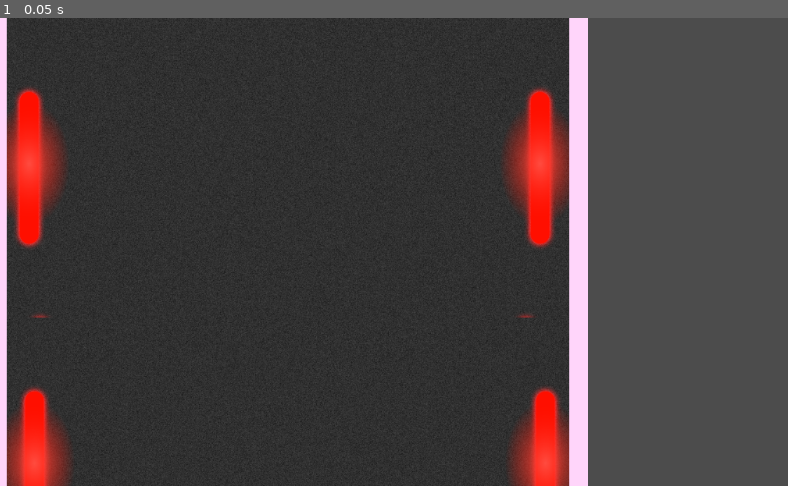
Above: before the commit, frame 1.
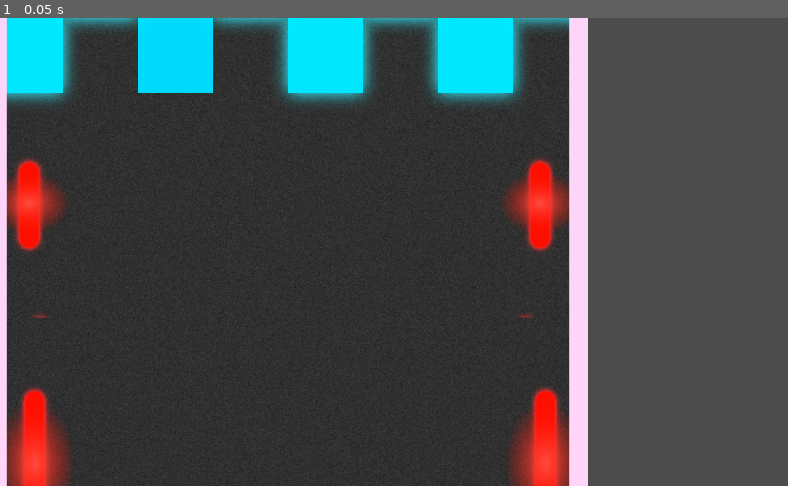
Above: after the commit, the same moment.

Repository: WeeIsFijn/LudumDare41
Game: Godot game, scene res://scenes/tracks/track02.tscn
The game is run twice, just before and just after one commit, with the same random seed, the same clock (stepped at 60 frames per second) and the same inputs. This scene is started directly instead of the project's main scene.
Inputs:
- Up to frame 1 (0.05 s): no input

The runs differ from the first frame. In frame 1, 11% of the frame differs, in the area x 0-73%, y 0-50%.

Commit message:
Implement new road-tiles

Diff:
--- a/src/Car.tscn
+++ b/src/Car.tscn
@@ -13,7 +13,7 @@
 custom_solver_bias = 0.0
 extents = Vector2( 16.2524, 37.229 )
 
-[node name="CarRoot" type="KinematicBody2D" index="0" groups=[
+[node name="CarRoot" type="KinematicBody2D" groups=[
 "player",
 ]]
 
@@ -35,6 +35,7 @@
 
 [node name="ParticleManager" type="Node2D" parent="." index="0"]
 
+editor/display_folded = true
 script = ExtResource( 2 )
 _sections_unfolded = [ "Transform" ]
 
--- a/src/Roadtiles.tscn
+++ b/src/Roadtiles.tscn
@@ -1,11 +1,15 @@
-[gd_scene load_steps=8 format=2]
+[gd_scene load_steps=12 format=2]
 
 [ext_resource path="res://Road/RoadStraightVertical.png" type="Texture" id=1]
-[ext_resource path="res://Road/RoadStraightHorizontal.png" type="Texture" id=2]
-[ext_resource path="res://Road/RoadCornerTopLeft.png" type="Texture" id=3]
-[ext_resource path="res://Road/RoadCornerBottomLeft.png" type="Texture" id=4]
-[ext_resource path="res://Road/RoadCornerBottomRight.png" type="Texture" id=5]
-[ext_resource path="res://Road/RoadCornerTopRight.png" type="Texture" id=6]
+[ext_resource path="res://Road/31225366_10215648937645495_491087673021169664_n.png" type="Texture" id=2]
+[ext_resource path="res://Road/31113553_10215648937925502_7573875682023833600_n.png" type="Texture" id=3]
+[ext_resource path="res://Road/31247938_10215648937725497_8297082380066226176_n.png" type="Texture" id=4]
+[ext_resource path="res://Road/31150372_10215648937765498_2890165746397085696_n.png" type="Texture" id=5]
+[ext_resource path="res://Road/RoadStraightHorizontal.png" type="Texture" id=6]
+[ext_resource path="res://Road/RoadCornerTopLeft.png" type="Texture" id=7]
+[ext_resource path="res://Road/RoadCornerBottomLeft.png" type="Texture" id=8]
+[ext_resource path="res://Road/RoadCornerBottomRight.png" type="Texture" id=9]
+[ext_resource path="res://Road/RoadCornerTopRight.png" type="Texture" id=10]
 
 [sub_resource type="RectangleShape2D" id=6]
 
@@ -40,10 +44,106 @@
 
 shape = SubResource( 6 )
 
-[node name="Asphalt_horizontal2" type="Sprite" parent="." index="1"]
+[node name="Asphalt_Startfinish" type="Sprite" parent="." index="1"]
+
+position = Vector2( -1216, -1216 )
+texture = ExtResource( 2 )
+_sections_unfolded = [ "Transform" ]
+
+[node name="StaticBody2D" type="StaticBody2D" parent="Asphalt_Startfinish" index="0" groups=[
+"rode",
+]]
+
+input_pickable = false
+collision_layer = 1
+collision_mask = 1
+constant_linear_velocity = Vector2( 0, 0 )
+constant_angular_velocity = 0.0
+friction = 1.0
+bounce = 0.0
+
+[node name="CollisionShape2D" type="CollisionShape2D" parent="Asphalt_Startfinish/StaticBody2D" index="0" groups=[
+"rode",
+]]
+
+shape = SubResource( 6 )
+
+[node name="Asphalt_Skully" type="Sprite" parent="." index="2"]
+
+position = Vector2( 64, -1216 )
+texture = ExtResource( 3 )
+_sections_unfolded = [ "Transform" ]
+
+[node name="StaticBody2D" type="StaticBody2D" parent="Asphalt_Skully" index="0" groups=[
+"rode",
+]]
+
+input_pickable = false
+collision_layer = 1
+collision_mask = 1
+constant_linear_velocity = Vector2( 0, 0 )
+constant_angular_velocity = 0.0
+friction = 1.0
+bounce = 0.0
+
+[node name="CollisionShape2D" type="CollisionShape2D" parent="Asphalt_Skully/StaticBody2D" index="0" groups=[
+"rode",
+]]
+
+shape = SubResource( 6 )
+
+[node name="Asphalt_WarnLeft" type="Sprite" parent="." index="3"]
+
+position = Vector2( 64, -2496 )
+texture = ExtResource( 4 )
+_sections_unfolded = [ "Transform" ]
+
+[node name="StaticBody2D" type="StaticBody2D" parent="Asphalt_WarnLeft" index="0" groups=[
+"rode",
+]]
+
+input_pickable = false
+collision_layer = 1
+collision_mask = 1
+constant_linear_velocity = Vector2( 0, 0 )
+constant_angular_velocity = 0.0
+friction = 1.0
+bounce = 0.0
+
+[node name="CollisionShape2D" type="CollisionShape2D" parent="Asphalt_WarnLeft/StaticBody2D" index="0" groups=[
+"rode",
+]]
+
+shape = SubResource( 6 )
+
+[node name="Asphalt_WarnRight" type="Sprite" parent="." index="4"]
+
+position = Vector2( -1216, -2496 )
+texture = ExtResource( 5 )
+_sections_unfolded = [ "Transform" ]
+
+[node name="StaticBody2D" type="StaticBody2D" parent="Asphalt_WarnRight" index="0" groups=[
+"rode",
+]]
+
+input_pickable = false
+collision_layer = 1
+collision_mask = 1
+constant_linear_velocity = Vector2( 0, 0 )
+constant_angular_velocity = 0.0
+friction = 1.0
+bounce = 0.0
+
+[node name="CollisionShape2D" type="CollisionShape2D" parent="Asphalt_WarnRight/StaticBody2D" index="0" groups=[
+"rode",
+]]
+
+shape = SubResource( 6 )
+
+[node name="Asphalt_horizontal2" type="Sprite" parent="." index="5"]
 
 position = Vector2( 64, 64 )
-texture = ExtResource( 2 )
+texture = ExtResource( 6 )
 _sections_unfolded = [ "Offset", "Region", "Transform" ]
 
 [node name="StaticBody2D2" type="StaticBody2D" parent="Asphalt_horizontal2" index="0" groups=[
@@ -64,10 +164,10 @@
 
 shape = SubResource( 6 )
 
-[node name="Asphalt_corner_topleft" type="Sprite" parent="." index="2"]
+[node name="Asphalt_corner_topleft" type="Sprite" parent="." index="6"]
 
 position = Vector2( -1216, 1344 )
-texture = ExtResource( 3 )
+texture = ExtResource( 7 )
 _sections_unfolded = [ "Transform" ]
 
 [node name="StaticBody2D3" type="StaticBody2D" parent="Asphalt_corner_topleft" index="0" groups=[
@@ -88,10 +188,10 @@
 
 shape = SubResource( 6 )
 
-[node name="Asphalt_corner_bottomleft" type="Sprite" parent="." index="3"]
+[node name="Asphalt_corner_bottomleft" type="Sprite" parent="." index="7"]
 
 position = Vector2( -1216, 2624 )
-texture = ExtResource( 4 )
+texture = ExtResource( 8 )
 _sections_unfolded = [ "Transform" ]
 
 [node name="StaticBody2D4" type="StaticBody2D" parent="Asphalt_corner_bottomleft" index="0" groups=[
@@ -112,10 +212,10 @@
 
 shape = SubResource( 6 )
 
-[node name="Asphalt_corner_bottomright" type="Sprite" parent="." index="4"]
+[node name="Asphalt_corner_bottomright" type="Sprite" parent="." index="8"]
 
 position = Vector2( 64, 2624 )
-texture = ExtResource( 5 )
+texture = ExtResource( 9 )
 
 [node name="StaticBody2D5" type="StaticBody2D" parent="Asphalt_corner_bottomright" index="0" groups=[
 "rode",
@@ -135,10 +235,10 @@
 
 shape = SubResource( 6 )
 
-[node name="Asphalt_corner_topright" type="Sprite" parent="." index="5"]
+[node name="Asphalt_corner_topright" type="Sprite" parent="." index="9"]
 
 position = Vector2( 64, 1344 )
-texture = ExtResource( 6 )
+texture = ExtResource( 10 )
 
 [node name="StaticBody2D6" type="StaticBody2D" parent="Asphalt_corner_topright" index="0" groups=[
 "rode",
--- a/src/TileSet.tres
+++ b/src/TileSet.tres
@@ -1,11 +1,15 @@
-[gd_resource type="TileSet" load_steps=8 format=2]
+[gd_resource type="TileSet" load_steps=12 format=2]
 
-[ext_resource path="res://Road/RoadCornerTopLeft.png" type="Texture" id=1]
-[ext_resource path="res://Road/RoadCornerBottomLeft.png" type="Texture" id=2]
-[ext_resource path="res://Road/RoadCornerBottomRight.png" type="Texture" id=3]
-[ext_resource path="res://Road/RoadCornerTopRight.png" type="Texture" id=4]
-[ext_resource path="res://Road/RoadStraightVertical.png" type="Texture" id=5]
-[ext_resource path="res://Road/RoadStraightHorizontal.png" type="Texture" id=6]
+[ext_resource path="res://Road/31247938_10215648937725497_8297082380066226176_n.png" type="Texture" id=1]
+[ext_resource path="res://Road/31150372_10215648937765498_2890165746397085696_n.png" type="Texture" id=2]
+[ext_resource path="res://Road/RoadCornerTopLeft.png" type="Texture" id=3]
+[ext_resource path="res://Road/RoadCornerBottomLeft.png" type="Texture" id=4]
+[ext_resource path="res://Road/RoadCornerBottomRight.png" type="Texture" id=5]
+[ext_resource path="res://Road/RoadCornerTopRight.png" type="Texture" id=6]
+[ext_resource path="res://Road/RoadStraightVertical.png" type="Texture" id=7]
+[ext_resource path="res://Road/RoadStraightHorizontal.png" type="Texture" id=8]
+[ext_resource path="res://Road/31225366_10215648937645495_491087673021169664_n.png" type="Texture" id=9]
+[ext_resource path="res://Road/31113553_10215648937925502_7573875682023833600_n.png" type="Texture" id=10]
 
 [sub_resource type="RectangleShape2D" id=6]
 
@@ -114,3 +118,59 @@
 "shape": SubResource( 6 ),
 "shape_transform": Transform2D( 1, 0, 0, 1, 512, 512 )
 } ]
+8/name = "Asphalt_Startfinish"
+8/texture = ExtResource( 9 )
+8/tex_offset = Vector2( 0, 0 )
+8/modulate = Color( 1, 1, 1, 1 )
+8/region = Rect2( 0, 0, 1024, 1024 )
+8/is_autotile = false
+8/occluder_offset = Vector2( 512, 512 )
+8/navigation_offset = Vector2( 512, 512 )
+8/shapes = [ {
+"autotile_coord": Vector2( 0, 0 ),
+"one_way": false,
+"shape": SubResource( 6 ),
+"shape_transform": Transform2D( 1, 0, 0, 1, 512, 512 )
+} ]
+9/name = "Asphalt_Skully"
+9/texture = ExtResource( 10 )
+9/tex_offset = Vector2( 0, 0 )
+9/modulate = Color( 1, 1, 1, 1 )
+9/region = Rect2( 0, 0, 1024, 1024 )
+9/is_autotile = false
+9/occluder_offset = Vector2( 512, 512 )
+9/navigation_offset = Vector2( 512, 512 )
+9/shapes = [ {
+"autotile_coord": Vector2( 0, 0 ),
+"one_way": false,
+"shape": SubResource( 6 ),
+"shape_transform": Transform2D( 1, 0, 0, 1, 512, 512 )
+} ]
+10/name = "Asphalt_WarnLeft"
+10/texture = ExtResource( 1 )
+10/tex_offset = Vector2( 0, 0 )
+10/modulate = Color( 1, 1, 1, 1 )
+10/region = Rect2( 0, 0, 1024, 1024 )
+10/is_autotile = false
+10/occluder_offset = Vector2( 512, 512 )
+10/navigation_offset = Vector2( 512, 512 )
+10/shapes = [ {
+"autotile_coord": Vector2( 0, 0 ),
+"one_way": false,
+"shape": SubResource( 6 ),
+"shape_transform": Transform2D( 1, 0, 0, 1, 512, 512 )
+} ]
+11/name = "Asphalt_WarnRight"
+11/texture = ExtResource( 2 )
+11/tex_offset = Vector2( 0, 0 )
+11/modulate = Color( 1, 1, 1, 1 )
+11/region = Rect2( 0, 0, 1024, 1024 )
+11/is_autotile = false
+11/occluder_offset = Vector2( 512, 512 )
+11/navigation_offset = Vector2( 512, 512 )
+11/shapes = [ {
+"autotile_coord": Vector2( 0, 0 ),
+"one_way": false,
+"shape": SubResource( 6 ),
+"shape_transform": Transform2D( 1, 0, 0, 1, 512, 512 )
+} ]
--- a/src/scenes/tracks/track01.tscn
+++ b/src/scenes/tracks/track01.tscn
@@ -6,12 +6,12 @@
 
 [node name="Spawn" type="Node2D" parent="." index="0"]
 
-position = Vector2( 383.444, 2781.55 )
+position = Vector2( 383.444, 3009.48 )
 _sections_unfolded = [ "Transform" ]
 
 [node name="Finish" type="Node2D" parent="." index="1"]
 
-position = Vector2( 403.204, 2391.63 )
+position = Vector2( 366.488, 2685.35 )
 
 [node name="Checkpoint" type="Node2D" parent="." index="2"]
 
@@ -38,5 +38,5 @@
 collision_mask = 1
 occluder_light_mask = 1
 format = 1
-tile_data = PoolIntArray( -262144, 2, 0, -262143, 7, 0, -262 …(100 unchanged characters)…  -262135, 7, 0, -262134, 5, 0, -196608, 6, 0, -196598, 6, 0, -131072, 6, 0, -131070, 2, 0, -131069, 7, 0, -131068, 7, 0, -131067, 7, 0, -131066, 7, 0, -131065, 7, 0, -131064, 7, 0, -131063, 7, 0, -131062, 4, 0, -65536, 6, 0, -65534, 6, 0, 0, 6, 0, 2, 6, 0, 65536, 6, 0, 65538, 6, 0, 131072, 6, 0, 131074, 6, 0, 196608, 6, 0, 196610, 6, 0, 262144, 6, 0, 262146, …(133 unchanged characters)…
+tile_data = PoolIntArray( -262144, 2, 0, -262143, 7, 0, -262 …(100 unchanged characters)…  -262135, 7, 0, -262134, 5, 0, -196608, 11, 0, -196598, 9, 0, -131072, 6, 0, -131070, 2, 0, -131069, 7, 0, -131068, 7, 0, -131067, 7, 0, -131066, 7, 0, -131065, 7, 0, -131064, 7, 0, -131063, 7, 0, -131062, 4, 0, -65536, 6, 0, -65534, 6, 0, 0, 6, 0, 2, 6, 0, 65536, 6, 0, 65538, 6, 0, 131072, 6, 0, 131074, 6, 0, 196608, 8, 0, 196610, 6, 0, 262144, 6, 0, 262146, …(133 unchanged characters)…
 _sections_unfolded = [ "Cell", "Transform", "Visibility" ]
--- a/src/scenes/tracks/track02.tscn
+++ b/src/scenes/tracks/track02.tscn
@@ -2,7 +2,7 @@
 
 [ext_resource path="res://TileSet.tres" type="TileSet" id=1]
 
-[node name="Track" type="Node2D"]
+[node name="Track" type="Node2D" index="0"]
 
 [node name="TileMap" type="TileMap" parent="." index="0" groups=[
 "rode",
@@ -25,16 +25,16 @@
 collision_mask = 1
 occluder_light_mask = 1
 format = 1
-tile_data = PoolIntArray( -786436, 2, 0, -786434, 7, 0, -851968, 7, 0, -851966, 7, 0, -851964, 7, 0, -851962, 5, 0, -655364, 6, 0, -720890, 6, 0, -524298, 2, 0, -524296, 7, 0, -524294, 7, 0, -524292, 4, 0, -589818, 6, 0, -393226, 6, 0, -458746, 6, 0, -262154, 3, 0, -262152, 7, 0, -262150, 7, 0, -262148, 7, 0, -262146, 7, 0, -327680, 5, 0, -327674, 6, 0, -196608, 6, 0, -196604, 2, 0, -196602, 4, 0, -131072, 6, 0, -65536, 6, 0, -65532, 6, 0, 65536, 6, 0, 65540, 6, 0, 262136, 2, 0, 262138, 7, 0, 262140, 7, 0, 262142, 7, 0, 196608, 4, 0, 196612, 3, 0, 196614, 7, 0, 196616, 7, 0, 196618, 7, 0, 196620, 5, 0, 393208, 6, 0, 327692, 6, 0, 524280, 3, 0, 524282, 7, 0, 524284, …(119 unchanged characters)…
+tile_data = PoolIntArray( -786436, 2, 0, -786434, 7, 0, -851968, 7, 0, -851966, 7, 0, -851964, 7, 0, -851962, 5, 0, -655364, 9, 0, -720890, 9, 0, -524298, 2, 0, -524296, 7, 0, -524294, 7, 0, -524292, 4, 0, -589818, 6, 0, -393226, 9, 0, -458746, 6, 0, -262154, 3, 0, -262152, 7, 0, -262150, 7, 0, -262148, 7, 0, -262146, 7, 0, -327680, 5, 0, -327674, 10, 0, -196608, 6, 0, -196604, 2, 0, -196602, 4, 0, -65536, 8, 0, -65532, 6, 0, 65536, 6, 0, 65540, 11, 0, 262136, 2, 0, 262138, 7, 0, 262140, 7, 0, 262142, 7, 0, 196608, 4, 0, 196612, 3, 0, 196614, 7, 0, 196616, 7, 0, 196618, 7, 0, 196620, 5, 0, 393208, 6, 0, 327692, 10, 0, 524280, 3, 0, 524282, 7, 0, 524284, …(119 unchanged characters)…
 _sections_unfolded = [ "Cell", "Transform" ]
 
 [node name="Spawn" type="Node2D" parent="." index="1"]
 
-position = Vector2( 401.51, -176.69 )
+position = Vector2( 378.093, 327.829 )
 
 [node name="Finish" type="Node2D" parent="." index="2"]
 
-position = Vector2( 363.255, 351.5 )
+position = Vector2( 388.8, 13.0248 )
 
 [node name="Checkpoint" type="Node2D" parent="." index="3"]
 
Binary file added: src/Road/31113553_10215648937925502_7573875682023833600_n.png
Not shown, added: src/Road/31113553_10215648937925502_7573875682023833600_n.png.import
Binary file added: src/Road/31150372_10215648937765498_2890165746397085696_n.png
Not shown, added: src/Road/31150372_10215648937765498_2890165746397085696_n.png.import
Binary file added: src/Road/31225366_10215648937645495_491087673021169664_n.png
Not shown, added: src/Road/31225366_10215648937645495_491087673021169664_n.png.import
Binary file added: src/Road/31247938_10215648937725497_8297082380066226176_n.png
Not shown, added: src/Road/31247938_10215648937725497_8297082380066226176_n.png.import
Not shown: 6 places in src/TileSet.tres that only renumber resources
